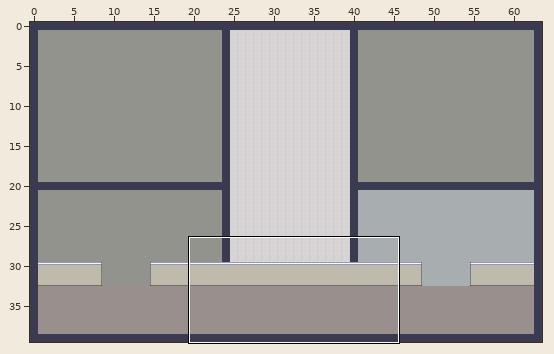
Tiled map (JSON) -- client/public/assets/map/map2.tmj. Above: a wide view before the commit, with the close-up outlined.
Close-up. Old version:
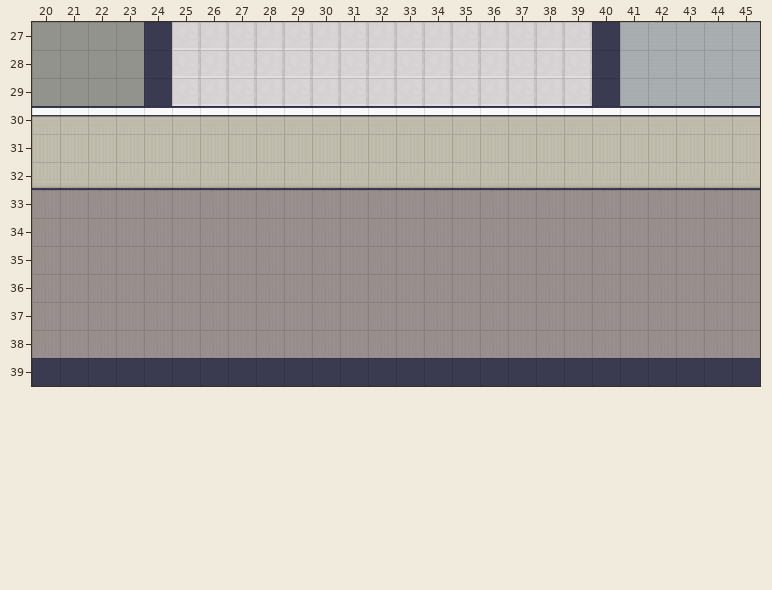
Cells are 32x32 px. Shown: x 20..45, y 27..39. The commit also changed other parts of the map, which this record leaves out.
After the commit:
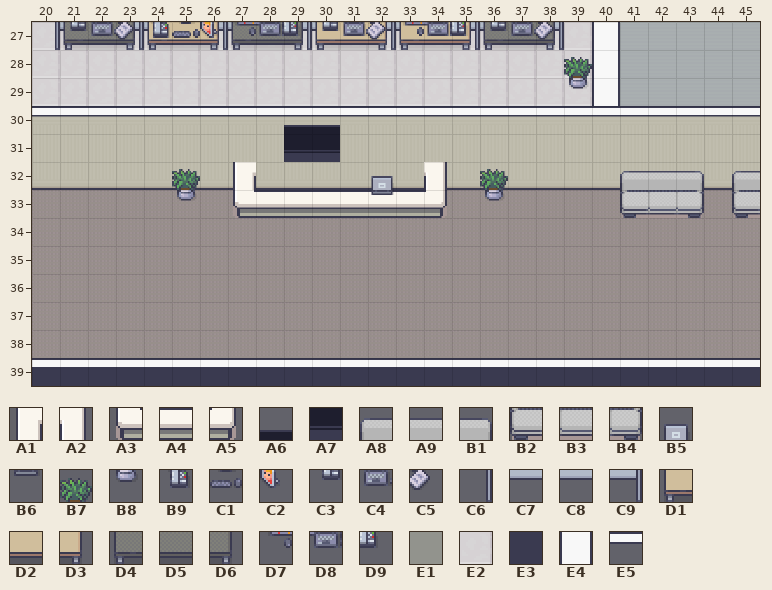
Key: from "Interiors_free_32x32": A1 96, A2 98, A3 128, A4 129, A5 130, A6 137, A7 153, A8 1156, A9 1157, B1 1158, B2 1172, B3 1173, B4 1174; from "Modern_Office_Black_Shadow": B5 123, B6 139, B7 166, B8 182, B9 442, C1 443, C2 444, C3 445, C4 446, C5 447, C6 448, C7 449, C8 450, C9 451, D1 471, D2 472, D3 473, D4 474, D5 475, D6 476, D7 506, D8 507, D9 508; from "Room_Builder_Floors": E1 118, E2 470; from "Room_Builder_free_32x32": E3 12, E4 32, E5 63.
__ is an empty cell.
Tiles of an added or newly shown layer are drawn over the layers below it.
Difference:
Layer "Ground":
Tile E2 is added in rows 27 to 29 at x 24.
Tile E2 replaces tile E1 in rows 27 to 29 at x 20 to 23.
Layer "Border" (now hidden):
Tile E3 is removed in rows 27 to 29 at x 24 and 40.
Layer "Wall":
Tile E4 is added in rows 27 to 29 at x 40.
Tile E5 is added in row 39 at x 20 to 45.
Layer "Props" (added):
Tile A1 is added in row 32 at x 27.
Tile A2 is added in row 32 at x 34.
Tile A3 is added in row 33 at x 27.
Tile A4 is added in row 33 at x 28 to 33.
Tile A5 is added in row 33 at x 34.
Tile A6 is added in row 30 at x 29 to 30.
Tile A7 is added in row 31 at x 29 to 30.
Tile A8 is added in row 32 at x 41 and 45.
Tile A9 is added in row 32 at x 42.
Tile B1 is added in row 32 at x 43.
Tile B2 is added in row 33 at x 41 and 45.
Tile B3 is added in row 33 at x 42.
Tile B4 is added in row 33 at x 43.
Tile B7 is added in row 28 at x 39; in row 32 at x 25 and 36.
Tile B8 is added in row 29 at x 39; in row 33 at x 25 and 36.
Tile C6 is added in row 27 at x 20.
Tile C7 is added in row 27 at x 21, 24, 27, 30, 33 and 36.
Tile C8 is added in row 27 at x 22, 25, 28, 31, 34 and 37.
Tile C9 is added in row 27 at x 23, 26, 29, 32, 35 and 38.
Layer "Props2" (added):
Tile B5 is added in row 32 at x 32.
Tile B6 is added in row 33 at x 32.
Tile D1 is added in row 27 at x 24, 30 and 33.
Tile D2 is added in row 27 at x 25, 31 and 34.
Tile D3 is added in row 27 at x 26, 32 and 35.
Tile D4 is added in row 27 at x 21, 27 and 36.
Tile D5 is added in row 27 at x 22, 28 and 37.
Tile D6 is added in row 27 at x 23, 29 and 38.
Layer "Props3" (added):
Tile B9 is added in row 27 at x 24.
Tile C1 is added in row 27 at x 25.
Tile C2 is added in row 27 at x 26.
Tile C3 is added in row 27 at x 21, 30 and 36.
Tile C4 is added in row 27 at x 22, 31 and 37.
Tile C5 is added in row 27 at x 23, 32 and 38.
Tile D7 is added in row 27 at x 27 and 33.
Tile D8 is added in row 27 at x 28 and 34.
Tile D9 is added in row 27 at x 29 and 35.
Boxes around the changes in both close-ups, in picture pixels (x1, y1, x2, y2):
changed: (32, 22, 618, 106)
added: (284, 125, 340, 162)
added: (172, 169, 200, 201)
added: (233, 162, 447, 218)
added: (480, 169, 508, 201)
added: (620, 171, 704, 218)
added: (732, 171, 760, 218)
added: (32, 360, 760, 367)
